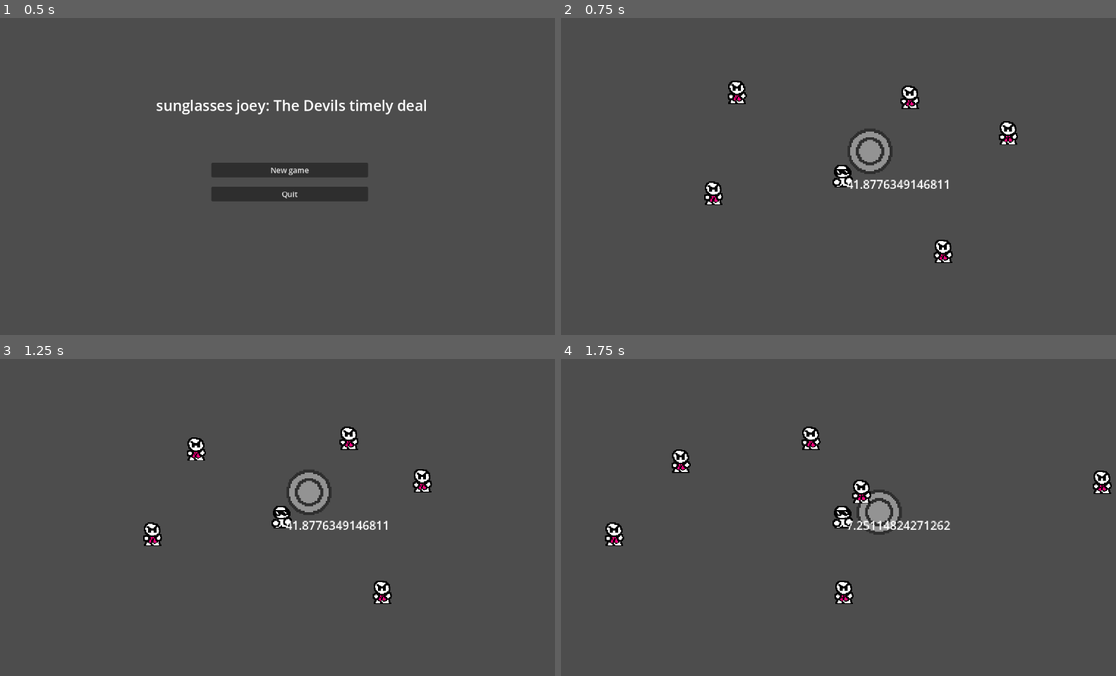
Above: before the commit, frames 1-4 (two rows, left to right).
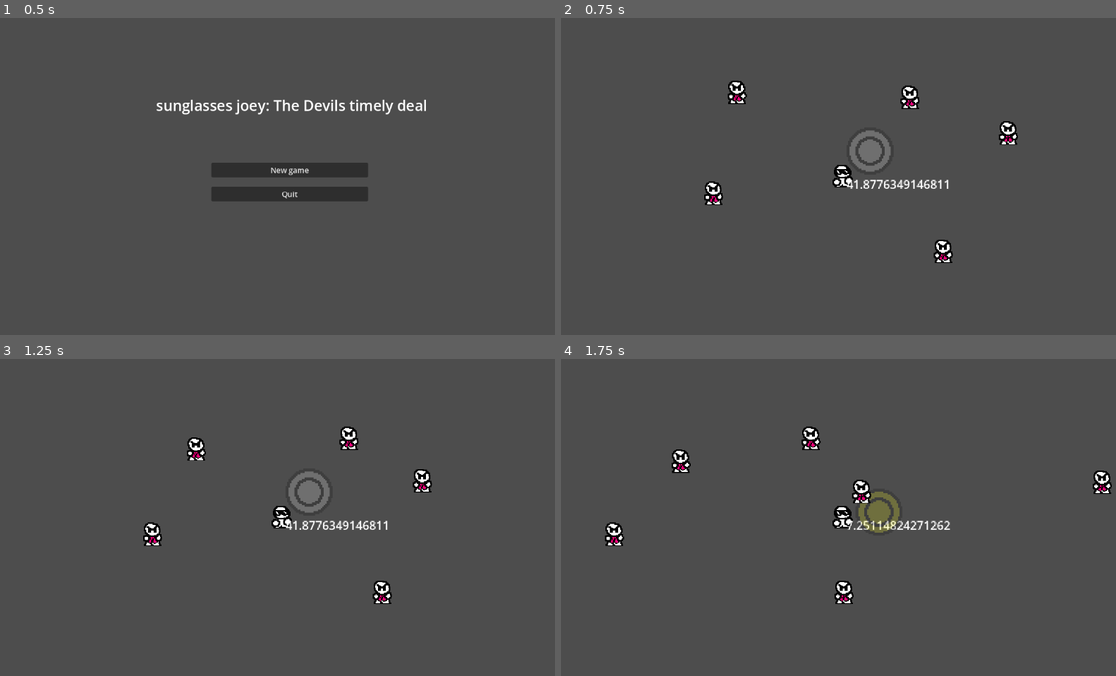
Above: after the commit, the same moments.

Repository: Daxlate/SunglassesJoey
Game: Godot game, scene res://scenes/Main menu/main_menu.tscn
The game is run twice, just before and just after one commit, with the same random seed, the same clock (stepped at 60 frames per second) and the same inputs.
Inputs (mouse positions are in pixels of both pictures, inside the frame that each line leads up to):
- Up to frame 1 (0.5 s): no input
- Up to frame 2 (0.75 s): click "New game" at 0.5 s
- Up to frame 3 (1.25 s): no input
- Up to frame 4 (1.75 s): move the mouse to (966, 501) at 1.27 s; press the mouse at (966, 501) at 1.28 s; hold D (MoveRight) from 1.28 s (still down)

Frame 1 is identical in both runs. In frame 2, 0.6% of the frame differs, in the area x 51-60%, y 35-49%; in frame 3, 0.6%; in frame 4, 0.6%.

Commit message:
Crosshair testing 1

Diff:
--- a/JoeyMovement.gd
+++ b/JoeyMovement.gd
@@ -6,7 +6,7 @@
 	var angle_to_mouse = gun_position.angle_to_point(get_local_mouse_position())
 	var usable_angle = rad_to_deg(angle_to_mouse)
 	var final_vector = Vector2.from_angle(angle_to_mouse) * 50
-	$Fuckingcirlce.position = final_vector
+	$Crosshair.position = final_vector
 	$Label.text = str(usable_angle)
 
 
--- /dev/null
+++ b/area_2d.gd
@@ -0,0 +1,22 @@
+extends Area2D
+var enemy_in_area
+var cooldown = false
+
+func _process(delta):
+	var enemies_in_range = get_overlapping_bodies()
+	if enemies_in_range.size() > 0:
+		$Fuckingcirlce.modulate = Color(255.014, 0.0, 0.0, 0.196)
+		if (Input.is_action_pressed("shoot") && cooldown == false):
+			cooldown = true
+			$Timer.start()
+		if cooldown:
+			$Fuckingcirlce.modulate = Color(255.014, 255.014, 0.0, 0.196)
+	else:
+		$Fuckingcirlce.modulate = Color(255.014, 255.014, 255.014, 0.196)
+		if cooldown:
+					$Fuckingcirlce.modulate = Color(0.0, 0.0, 0.0, 0.196)
+
+
+
+func _on_timer_timeout() -> void:
+	cooldown = false
--- a/scenes/Sunglassesjoey.tscn
+++ b/scenes/Sunglassesjoey.tscn
@@ -3,7 +3,7 @@
 [ext_resource type="Script" uid="uid://befu45eqrn6rr" path="res://JoeyMovement.gd" id="1_lc3ti"]
 [ext_resource type="Texture2D" uid="uid://dlqna42146gfm" path="res://Sprites/SJplaceholder.png" id="2_lc3ti"]
 [ext_resource type="Texture2D" uid="uid://cmcgv2n3aafml" path="res://Sprites/SJplaceholder2.png" id="3_g85nd"]
-[ext_resource type="Texture2D" uid="uid://bvwh1j3h3s6hh" path="res://Sprites/fuckingcirlce.png" id="4_g85nd"]
+[ext_resource type="PackedScene" uid="uid://b2opxkkf3uli" path="res://scenes/crosshair.tscn" id="4_g85nd"]
 
 [sub_resource type="AtlasTexture" id="AtlasTexture_5vvpy"]
 atlas = ExtResource("2_lc3ti")
@@ -46,12 +46,6 @@
 collision_mask = 6
 script = ExtResource("1_lc3ti")
 
-[node name="Fuckingcirlce" type="Sprite2D" parent="." unique_id=1018513309]
-modulate = Color(1, 1, 1, 0.39607844)
-position = Vector2(2.3841858e-07, 2.3841858e-07)
-scale = Vector2(1.921875, 1.921875)
-texture = ExtResource("4_g85nd")
-
 [node name="AnimatedSprite2D" type="AnimatedSprite2D" parent="." unique_id=2092795412]
 sprite_frames = SubResource("SpriteFrames_7rn7r")
 animation = &"walk"
@@ -71,3 +65,5 @@
 shape = SubResource("CircleShape2D_lc3ti")
 
 [node name="Sprite2D" type="Sprite2D" parent="." unique_id=1206805745]
+
+[node name="Crosshair" parent="." unique_id=409720773 instance=ExtResource("4_g85nd")]
--- a/scenes/basic_goon.gd
+++ b/scenes/basic_goon.gd
@@ -7,3 +7,6 @@
 	var direction = global_position.direction_to(player.global_position)
 	velocity = direction * 70
 	move_and_slide()
+
+func get_hurt():
+	pass
--- /dev/null
+++ b/scenes/crosshair.tscn
@@ -0,0 +1,27 @@
+[gd_scene format=3 uid="uid://b2opxkkf3uli"]
+
+[ext_resource type="Script" uid="uid://b273ldh6gx6do" path="res://area_2d.gd" id="1_norqy"]
+[ext_resource type="Texture2D" uid="uid://bvwh1j3h3s6hh" path="res://Sprites/fuckingcirlce.png" id="2_qnjby"]
+
+[sub_resource type="CircleShape2D" id="CircleShape2D_u5bk5"]
+radius = 17.00735
+
+[node name="Crosshair" type="Area2D" unique_id=409720773]
+collision_layer = 0
+collision_mask = 2
+script = ExtResource("1_norqy")
+
+[node name="CollisionShape2D" type="CollisionShape2D" parent="." unique_id=1419275638]
+scale = Vector2(2, 2)
+shape = SubResource("CircleShape2D_u5bk5")
+
+[node name="Fuckingcirlce" type="Sprite2D" parent="." unique_id=706326139]
+modulate = Color(1, 1, 1, 0.19607843)
+scale = Vector2(2, 2)
+texture = ExtResource("2_qnjby")
+
+[node name="Timer" type="Timer" parent="." unique_id=191610982]
+wait_time = 5.0
+
+[connection signal="body_entered" from="." to="." method="_on_body_entered"]
+[connection signal="timeout" from="Timer" to="." method="_on_timer_timeout"]
Not shown, added: area_2d.gd.uid
